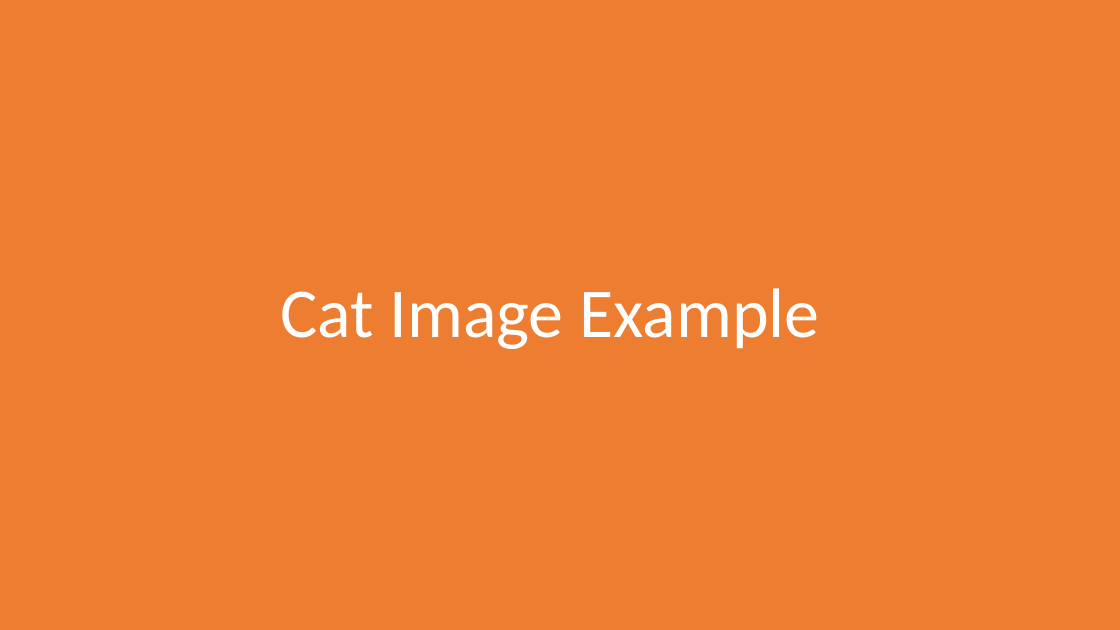
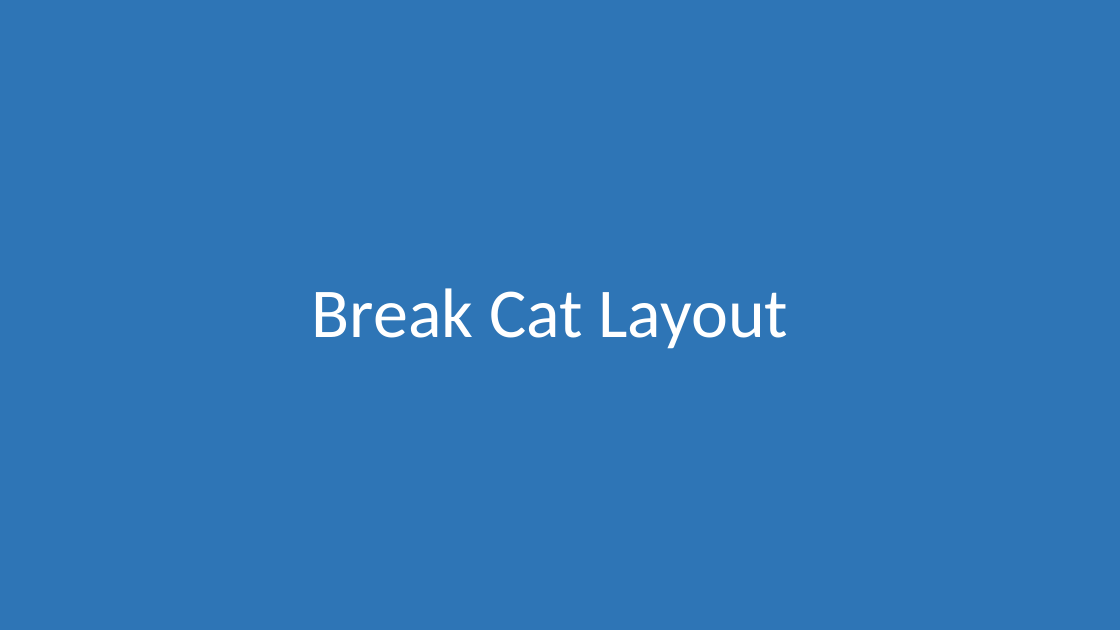
Before and after one commit to morkkis/PWD, a slide deck: slide 5 of presentations/chapter-4/Practical Web Dev.pptx. Drawn at 1120x630 pixels with LibreOffice and Linux fonts; fonts in the diff are those of the drawing. Boxes give left, top, right and bottom in pixels: in the first picture for what was removed or moved away, otherwise in the second. Text is boxed around its words. In the diff, an @@ line names an element or a change of style, - is before the commit and + after.

Commit message:
cat layout - break to components

```diff
--- a/presentations/chapter-4/Practical Web Dev.pptx
+++ b/presentations/chapter-4/Practical Web Dev.pptx
@@ rectangle at [0, 0, 1120, 630]: fill #ED7D31 to #2E75B6 @@
@@ title at [312, 288, 789, 349]: text changed @@
-Cat Image Example
+Break Cat Layout
```
Also in this commit, not shown: 1 other file.
